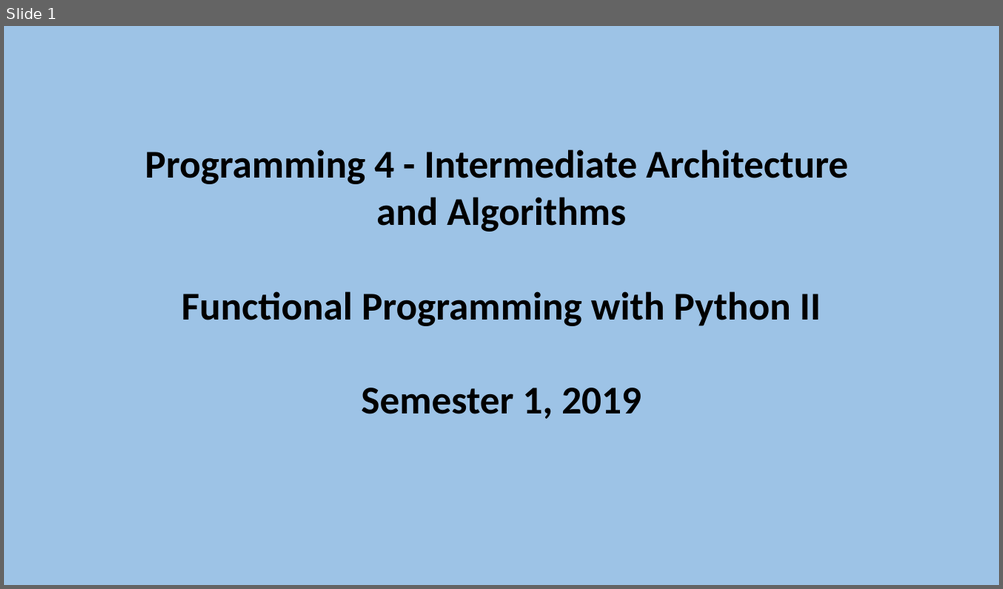
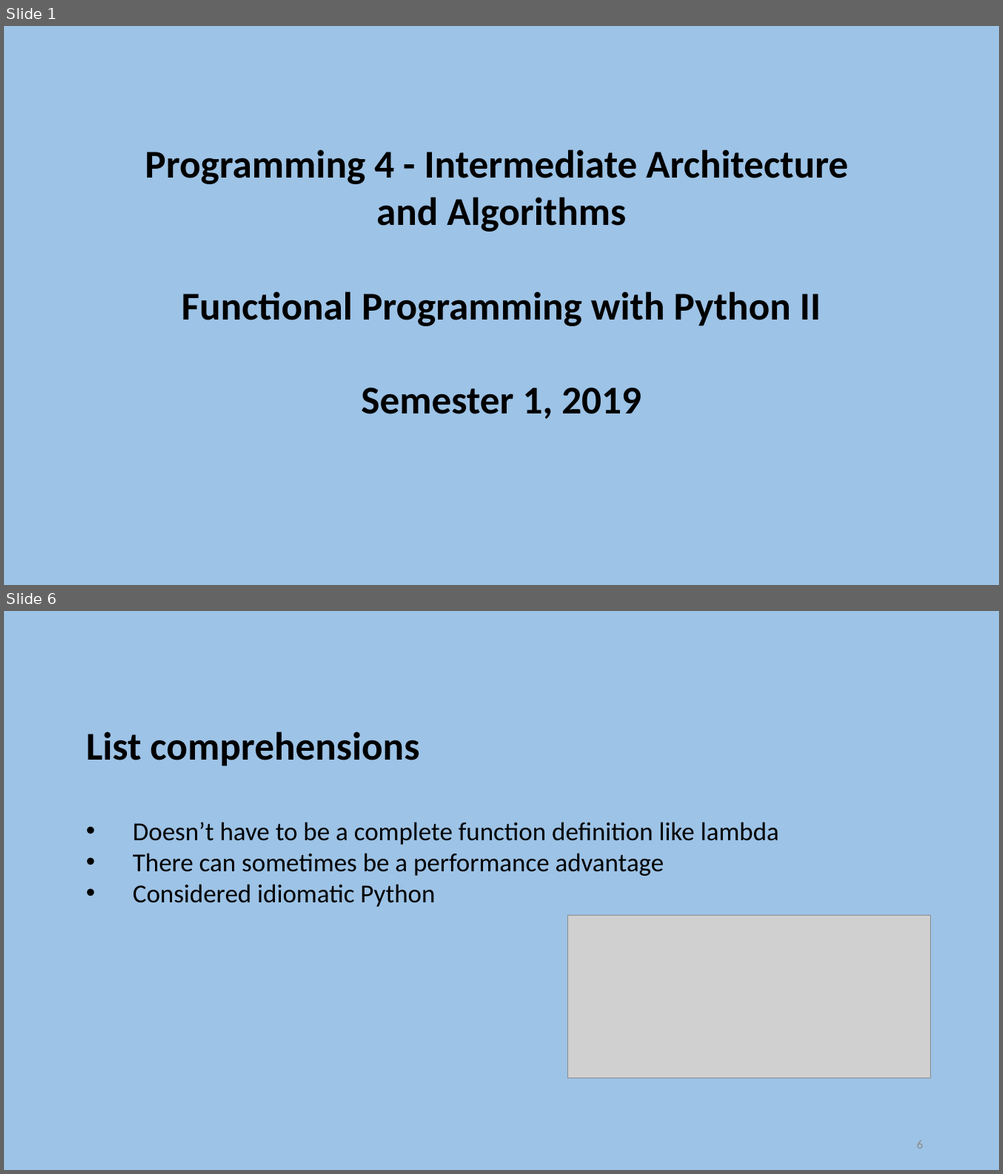
Before and after one commit to szetko/course-materials, a slide deck: Programming 4/Week 12/S2. Functional Programming with Python II.pptx. Shown one above the other, each under a label of ours: slide 1 before the commit, slides 1 and 6 after it; the slides between them are not shown. The pictures are 1003x589 and 1003x1174 pixels, drawn with LibreOffice and Linux fonts; fonts in the diff are those of the drawing; grey boxes stand for pictures. Boxes give left, top, right and bottom in pixels: in the first picture for what was removed or moved away, otherwise in the second. Text is boxed around its words. In the diff, an @@ line names an element or a change of style, - is before the commit and + after.

Commit message:
Add Python examples and functional programming 2 PP

```diff
--- a/Programming 4/Week 12/S2. Functional Programming with Python II.pptx
+++ b/Programming 4/Week 12/S2. Functional Programming with Python II.pptx
@@ slide 6 added at (4, 611, 999, 1170), background #9DC3E6 @@
@@ text added at (86, 732, 779, 907), 25 pt, text #000000 @@
+List comprehensions
+    • Doesn’t have to be a complete function definition like lambda
+    • There can sometimes be a performance advantage
+    • Considered idiomatic Python
@@ picture added at (568, 915, 930, 1078) @@
@@ page number added at (916, 1141, 922, 1149), 12 pt, text #8C8C8C @@
+6
```
Also in this commit, not shown: 23 other slides added, 1 other file.
